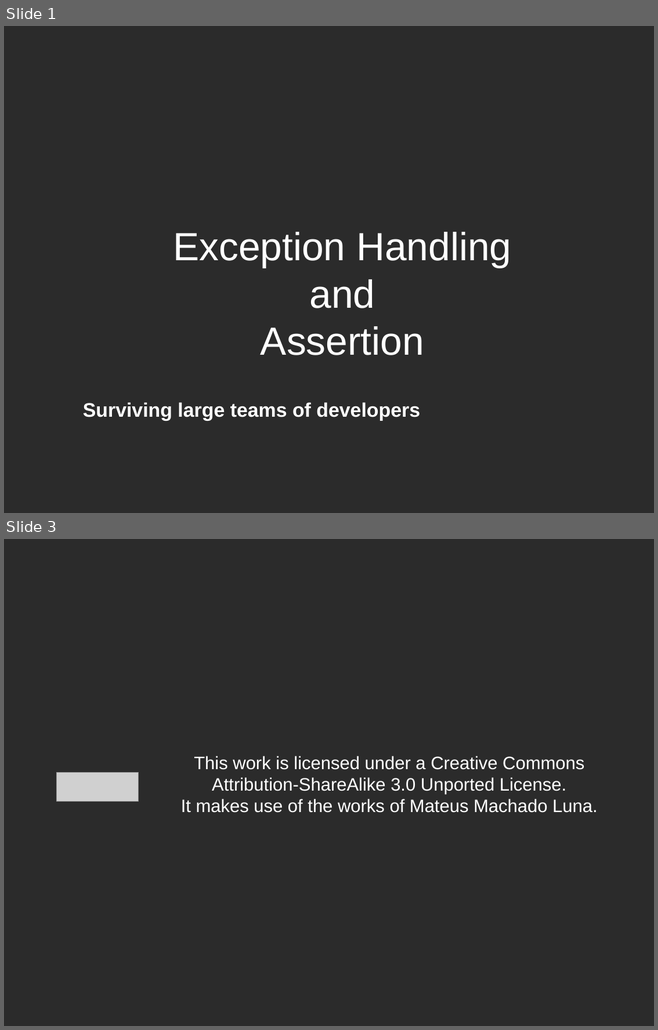
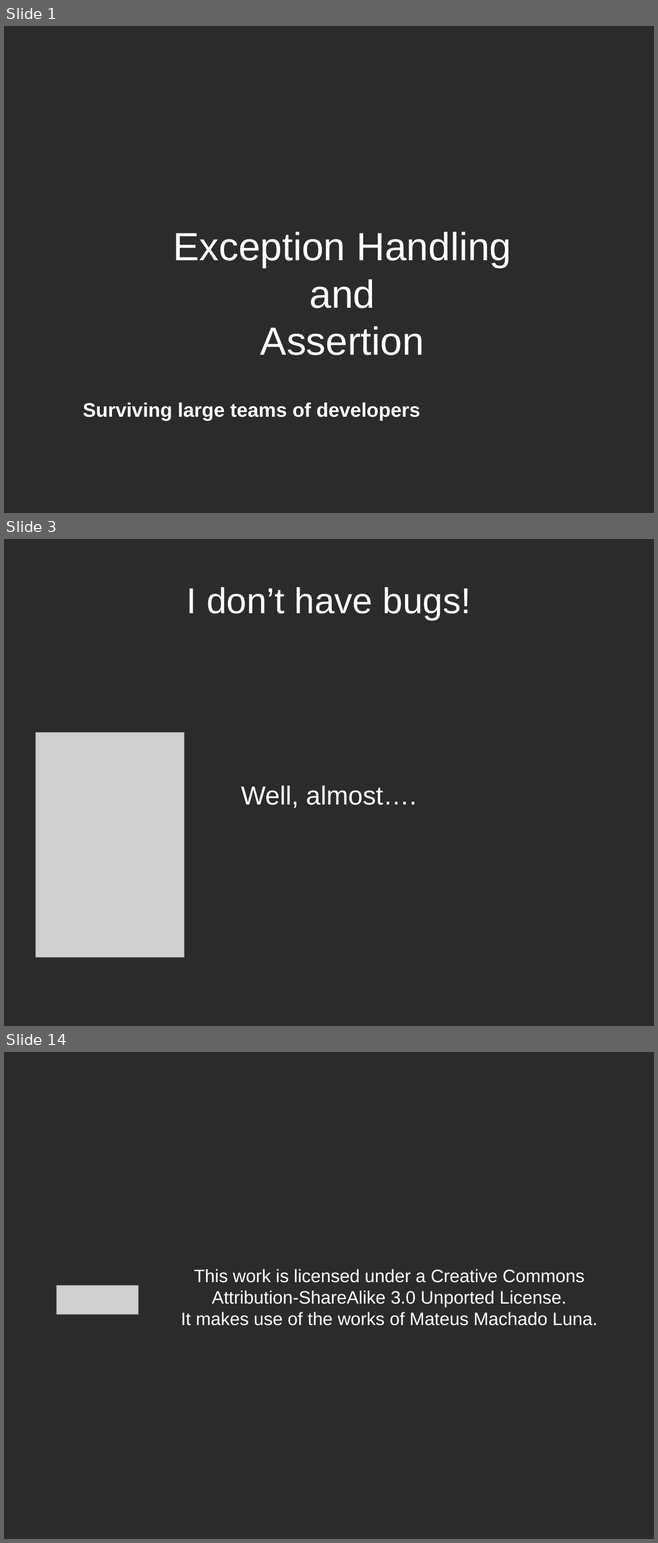
Before and after one commit to talyaron/full-stack, a slide deck: JS/exception handeling/Error Handling and Assertion.odp. Shown one above the other, each under a label of ours: slides 1 and 3 before the commit, slides 1, 3 and 14 after it; the slides between them are not shown. The pictures are 658x1030 and 658x1543 pixels, drawn with LibreOffice and Linux fonts; fonts in the diff are those of the drawing; grey boxes stand for pictures; background and template pictures are left out; a plain dark background stands for a picture behind light text. Boxes give left, top, right and bottom in pixels: in the first picture for what was removed or moved away, otherwise in the second. Text is boxed around its words. In the diff, an @@ line names an element or a change of style, - is before the commit and + after.

```diff
--- a/JS/exception handeling/Error Handling and Assertion.odp
+++ b/JS/exception handeling/Error Handling and Assertion.odp
@@ slide 3 added at (x1=4, y1=539, x2=654, y2=1026), background picture (left out) @@
@@ title added at (x1=187, y1=587, x2=471, y2=620), 44 pt, text #FFFFFF @@
+I don’t have bugs!
@@ picture added at (x1=36, y1=732, x2=184, y2=958) @@
@@ subtitle added at (x1=241, y1=785, x2=416, y2=808), 32 pt, text #FFFFFF @@
+Well, almost….
@@ what was slide 3 is now slide 14 @@
```
Also in this commit, not shown: 11 other slides added, 1 slide removed, 3 other files.
